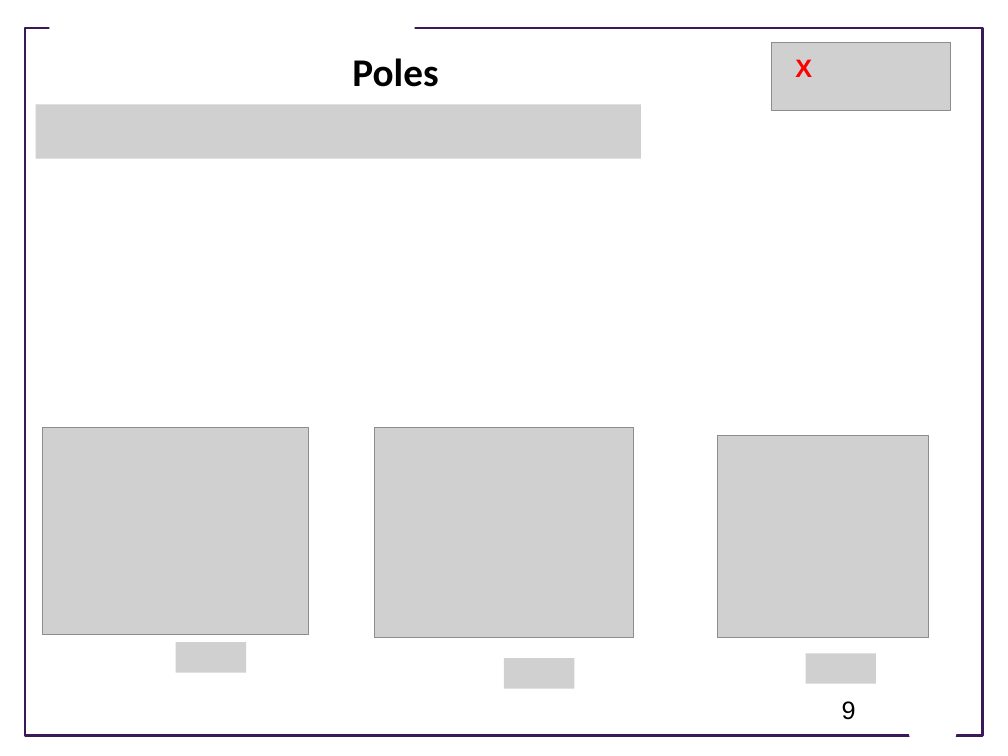
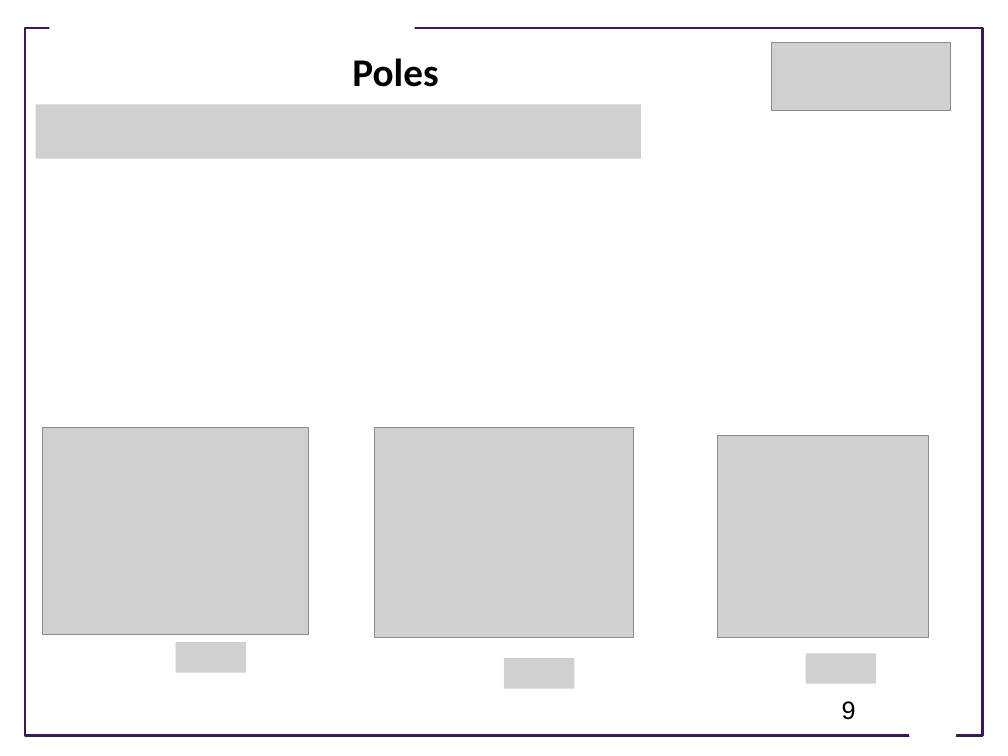
Before and after one commit to joseph-hellerstein/advanced-controls-lectures, a slide deck: slide 9 of lectures/lecture_09-linear_time_invariant_systems/linear_time_invariant_systems.pptx. Drawn at 1008x756 pixels with LibreOffice and Linux fonts; fonts in the diff are those of the drawing; grey boxes stand for pictures; background and template pictures are left out. Boxes give left, top, right and bottom in pixels: in the first picture for what was removed or moved away, otherwise in the second. Text is boxed around its words. In the diff, an @@ line names an element or a change of style, - is before the commit and + after.

```diff
--- a/lectures/lecture_09-linear_time_invariant_systems/linear_time_invariant_systems.pptx
+++ b/lectures/lecture_09-linear_time_invariant_systems/linear_time_invariant_systems.pptx
@@ text removed at (795,59,812,77) @@
-X
```
Also in this commit, not shown: 3 other slides changed, 7 other files.
